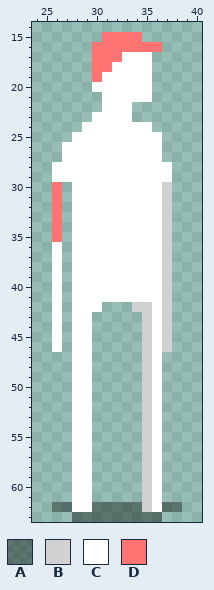
Edited in one commit: pixel-art sprite (LD38.gmx/sprites/images/spr_main_default_7.png). Above: the version before the commit.
The file is 64x64 pixels. Shown: x 24..40, y 14..63.
Palette (. is transparent): A #00000063  B #d1d1d1  C #ffffff  D #ff7373
Pixels before, first column x 26:
15 .....DDDD....
16 ....DDDDDDD..
17 ....DDDCCC...
18 ....DDCCCC...
19 ....DCCCCC...
20 ....CCCCCC...
21 .....CCCCC...
22 .....CCC.....
23 ....CCCC.....
24 ...CCCCCCC...
25 ..CCCCCCCCC..
26 .CCCCCCCCCC..
27 .CCCCCCCCCC..
28 CCCCCCCCCCCC.
29 CCCCCCCCCCCC.
30 D.CCCCCCCCCB.
31 D.CCCCCCCCCB.
32 D.CCCCCCCCCB.
33 D.CCCCCCCCCB.
34 D.CCCCCCCCCB.
35 D.CCCCCCCCCB.
36 C.CCCCCCCCCB.
37 C.CCCCCCCCCB.
38 C.CCCCCCCCCB.
39 C.CCCCCCCCCB.
40 C.CCCCCCCCCB.
41 C.CCCCCCCCCB.
42 C.CCC...BBCB.
43 C.CC.....BCB.
44 C.CC.....BCB.
45 C.CC.....BCB.
46 C.CC.....BCB.
47 ..CC.....BC..
48 ..CC.....BC..
49 ..CC.....BC..
50 ..CC.....BC..
51 ..CC.....BC..
52 ..CC.....BC..
53 ..CC.....BC..
54 ..CC.....BC..
55 ..CC.....BC..
56 ..CC.....BC..
57 ..CC.....BC..
58 ..CC.....BC..
59 ..CC.....BC..
60 ..CC.....BC..
61 ..CC.....BC..
62 AACCAAAAABCAA
63 ..AAAAAAAAA..
After:
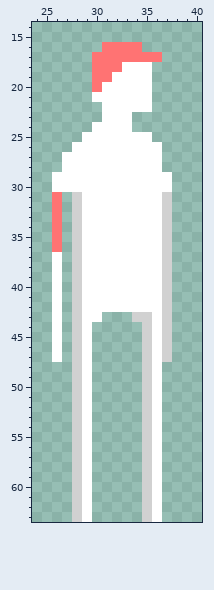
From old to new:
Colour B now appears in row 43 at x 34; in row 47 at x 37.
The author changed colour A to colour B in row 63 at x 28 and 35.
The author changed colour C to colour B in rows 31 to 62 at x 28.
Colour C now appears in row 21 at x 30; in row 22 at x 34 to 35; in row 30 at x 27; in row 42 at x 31 to 33; in row 43 at x 30; in row 47 at x 26.
The author changed colour A to colour C in row 63 at x 29 and 36.
The author changed colour B to colour C in row 30 at x 37; in row 42 at x 34 to 35.
The author changed colour D to colour C in row 30 at x 26.
Colour D now appears in row 17 at x 36.
The author changed colour C to colour D in row 17 at x 33 to 35; in row 18 at x 32; in row 19 at x 31; in row 20 at x 30; in row 36 at x 26.
The author cleared colour A in row 62 at x 26 to 27, 30 to 34 and 37 to 38; in row 63 at x 30 to 34.
The author cleared colour C in row 23 at x 30; in row 24 at x 29 and 34 to 35; in row 25 at x 28 and 36; in row 26 at x 27; in row 28 at x 26 and 37.
The author cleared colour D in row 15 at x 31 to 34; in row 16 at x 30 and 35 to 36.
Changed places in both pictures, as pixel boxes (x1, y1, x2, y2):
changed: (52, 32, 182, 522)
